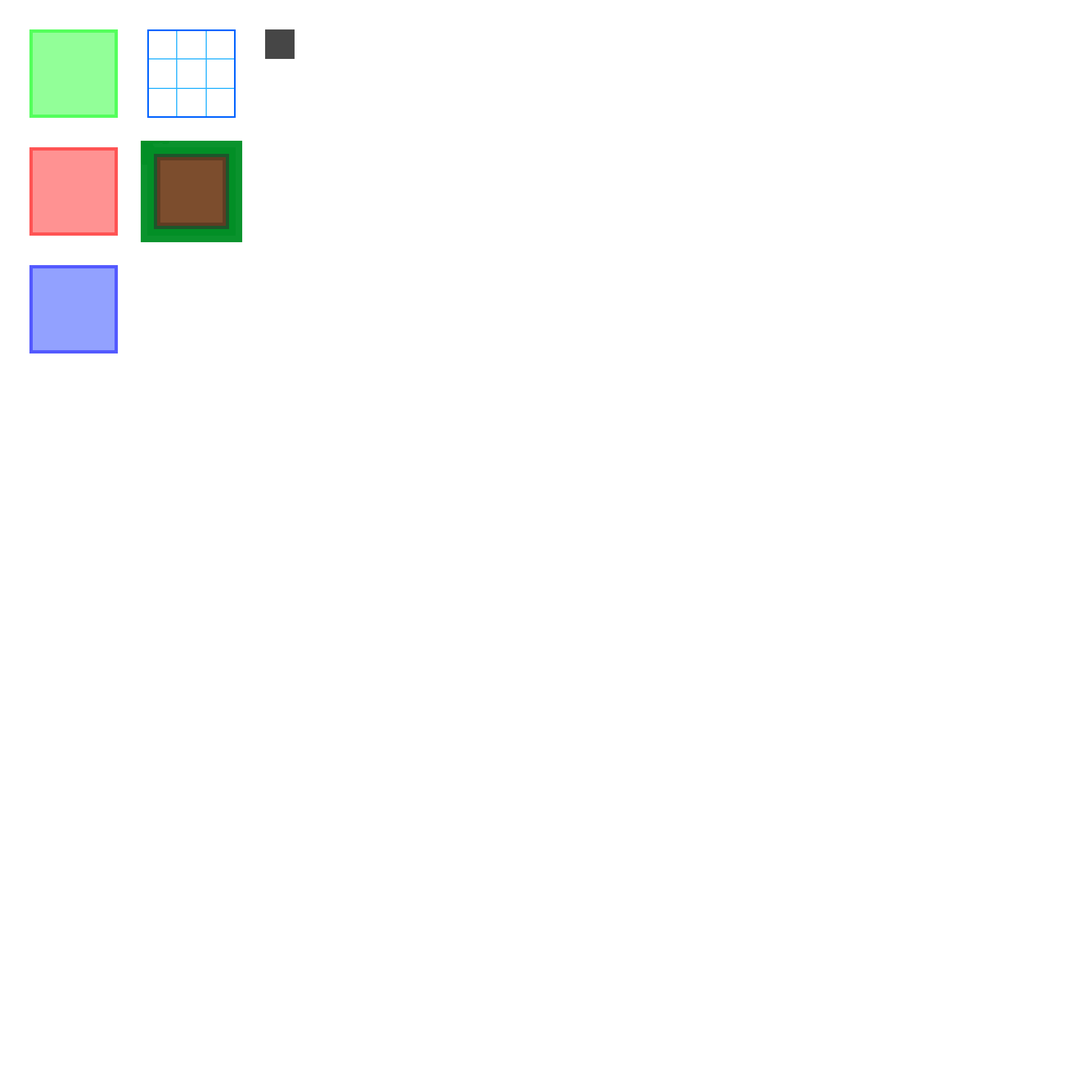
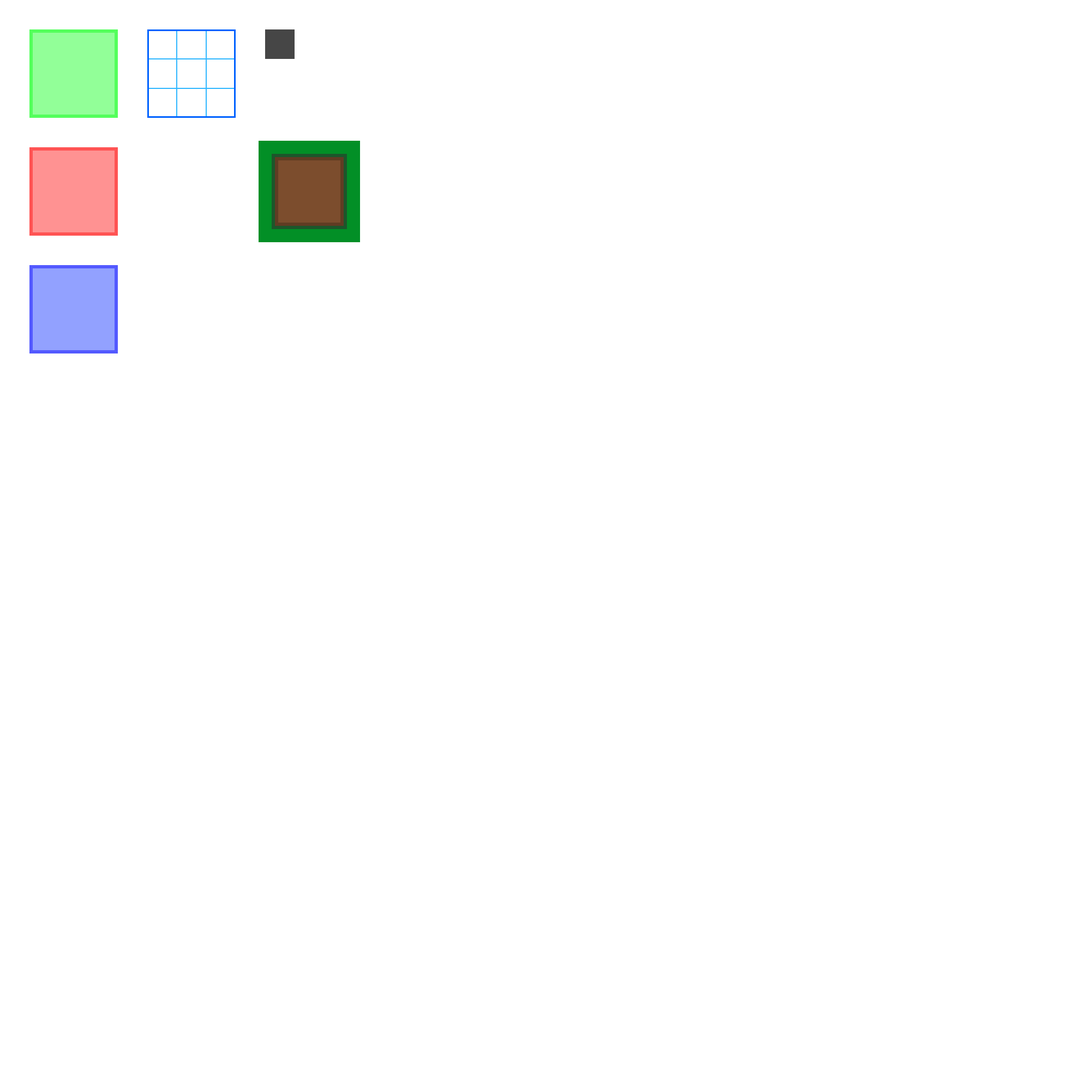
Two versions of the same layered image (1091x1091). Layer-by-layer changes:
painted on "3D" over [140, 140, 361, 243]
removed layer "Calque 58" over [176, 176, 207, 207]
removed layer "Calque 57" over [206, 147, 236, 177]
removed layer "Calque 56" over [206, 176, 236, 207]
removed layer "Calque 55" over [206, 206, 236, 236]
removed layer "Calque 54" over [176, 206, 207, 236]
removed layer "Calque 53" over [147, 206, 177, 236]
removed layer "Calque 52" over [147, 176, 177, 207]
removed layer "Calque 51" over [147, 147, 177, 177]
removed layer "Calque 50" over [176, 147, 207, 177]
added layer "Calque 67" above "Calque 66" over [294, 176, 325, 207]
added layer "Calque 66" above "Calque 65" over [324, 147, 354, 177]
added layer "Calque 65" above "Calque 64" over [324, 176, 354, 207]
added layer "Calque 64" above "Calque 63" over [324, 206, 354, 236]
added layer "Calque 63" above "Calque 62" over [294, 206, 325, 236]
added layer "Calque 62" above "Calque 61" over [265, 206, 295, 236]
added layer "Calque 61" above "Calque 60" over [265, 176, 295, 207]
added layer "Calque 60" above "Calque 59" over [265, 147, 295, 177]
added layer "Calque 59" above "Calque 21" over [294, 147, 325, 177]
